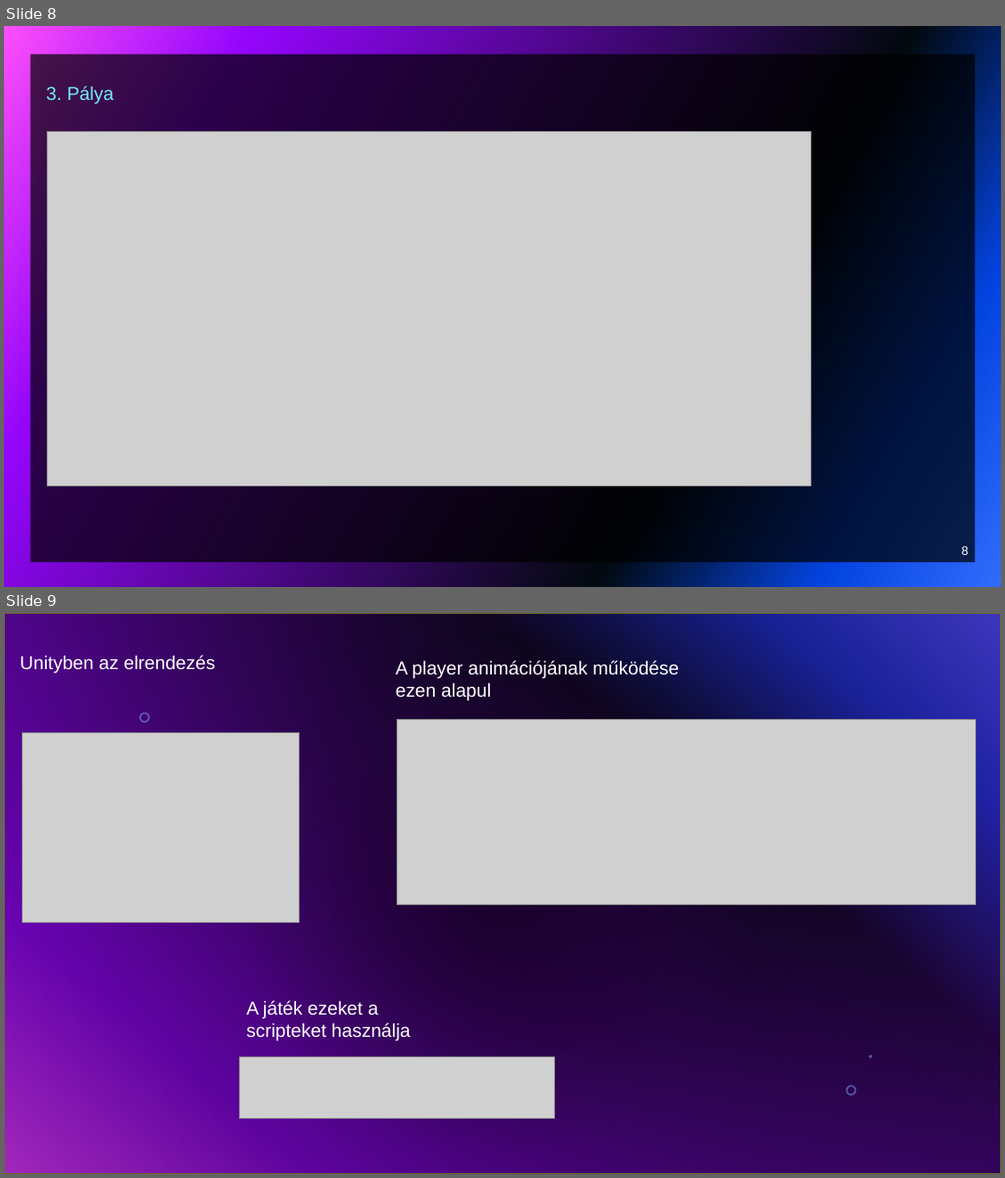
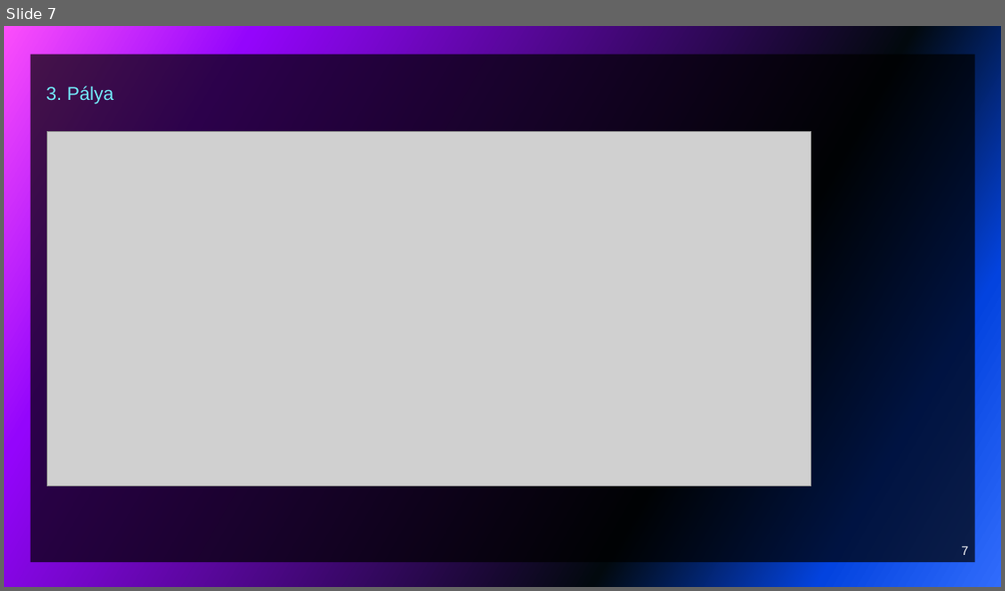
Before and after one commit to vargab3/Jumpermain, a slide deck: JUMPER.pptx. Shown one above the other, each under a label of ours: slides 8 and 9 before the commit, slide 7 after it. The pictures are 1005x1178 and 1005x591 pixels, drawn with LibreOffice and Linux fonts; fonts in the diff are those of the drawing; grey boxes stand for pictures; background and template pictures are left out. Boxes give left, top, right and bottom in pixels: in the first picture for what was removed or moved away, otherwise in the second. Text is boxed around its words. In the diff, an @@ line names an element or a change of style, - is before the commit and + after.

```diff
--- a/JUMPER.pptx
+++ b/JUMPER.pptx
@@ slide 9 removed at box(4, 613, 1001, 1174), background picture (left out) @@
@@ text removed at box(20, 655, 216, 674) @@
-Unityben az elrendezés
@@ text removed at box(396, 660, 679, 701) @@
-A player animációjának működése ezen alapul
@@ picture removed at box(22, 733, 299, 923) @@
@@ picture removed at box(396, 720, 975, 905) @@
@@ text removed at box(246, 1000, 411, 1041) @@
-A játék ezeket a scripteket használja
@@ picture removed at box(239, 1056, 554, 1118) @@
@@ group removed at box(4, 613, 1001, 1174): 3 freeform shapes, 1 rectangle @@
@@ what was slide 8 is now slide 7 @@
@@ page number at box(962, 546, 969, 555): text changed @@
-8
+7
```
Also in this commit, not shown: 1 slide changed, 7 slides added, 3 other slides removed.
